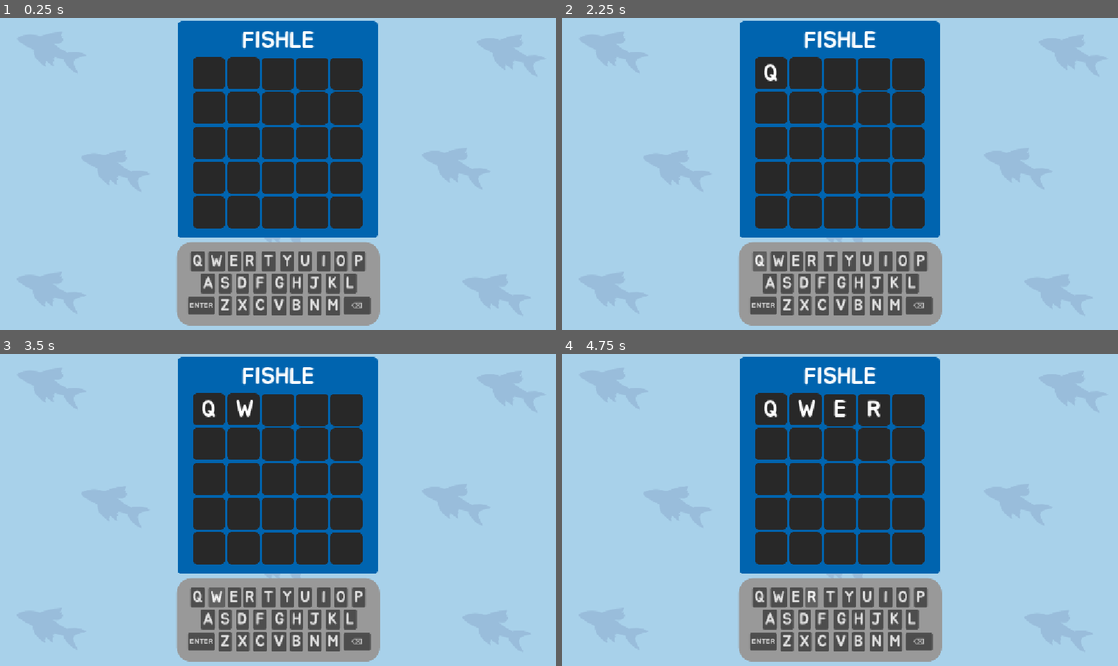
Above: before the commit, frames 1-4 (two rows, left to right).
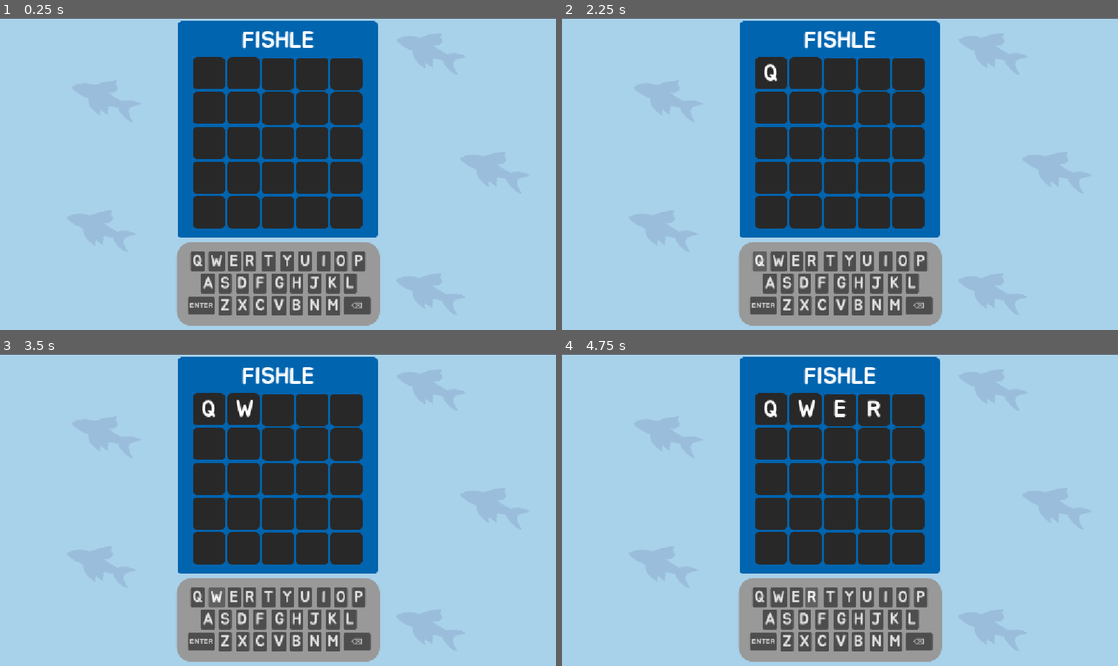
Above: after the commit, the same moments.

Repository: justvishy12/Fishy-Times
Game: Godot game, scene res://scenes/oceanwordsplay.tscn
Same seed, same stepped clock (60 frames per second), same inputs: the game is played once before the commit and once after it.
Inputs:
- Up to frame 1 (0.25 s): no input
- Up to frame 2 (2.25 s): click "ENTER" at 0.5 s; click "ENTER" at 1.25 s; click "Q" at 2 s
- Up to frame 3 (3.5 s): click "W" at 2.75 s
- Up to frame 4 (4.75 s): click "E" at 3.5 s; click "R" at 4.25 s

The runs differ from the first frame. In frame 1, 0.2% of the frame differs, in the area x 0-100%, y 0-1%; in frame 2, 0.2%; in frame 3, 0.2%; in frame 4, 0.2%.

Commit message:
Added icon and fixed bugs
I added an icon for the top of the godot game

Diff:
--- a/ocean-words/project.godot
+++ b/ocean-words/project.godot
@@ -13,9 +13,11 @@
 config/name="Fishy Times"
 run/main_scene="uid://byo1ui0617ucq"
 config/features=PackedStringArray("4.7", "GL Compatibility")
+config/icon="uid://5elsjik8amgu"
 
 [display]
 
+window/size/initial_position_type=0
 window/stretch/mode="canvas_items"
 window/stretch/aspect="expand"
 
--- a/ocean-words/scenes/oceanwordsplay.tscn
+++ b/ocean-words/scenes/oceanwordsplay.tscn
@@ -37,7 +37,11 @@
 script = ExtResource("1_au5wn")
 
 [node name="GameBg" type="Sprite2D" parent="." unique_id=385400487]
-position = Vector2(576, 324)
+position = Vector2(210, 327)
+texture = ExtResource("2_y68d8")
+
+[node name="GameBg2" type="Sprite2D" parent="." unique_id=1628944647]
+position = Vector2(1362, 327)
 texture = ExtResource("2_y68d8")
 
 [node name="Rectangle1" type="Sprite2D" parent="." unique_id=2069070029]
Binary file added: ocean-words/assets/Icon.png
Not shown, added: ocean-words/assets/Icon.png.import
Binary file added: ocean-words/assets/Screenshot 2026-08-31 064943.png
Not shown, added: ocean-words/assets/Screenshot 2026-08-31 064943.png.import
Not shown, changed: index.apple-touch-icon.png
Not shown, changed: index.html
Not shown, changed: index.icon.png
Not shown, changed: index.pck
